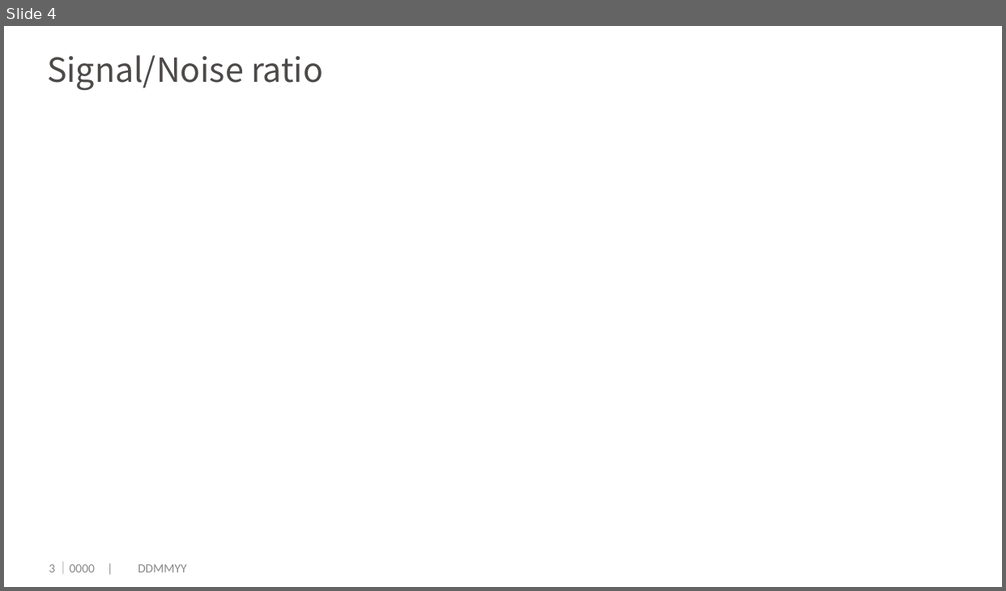
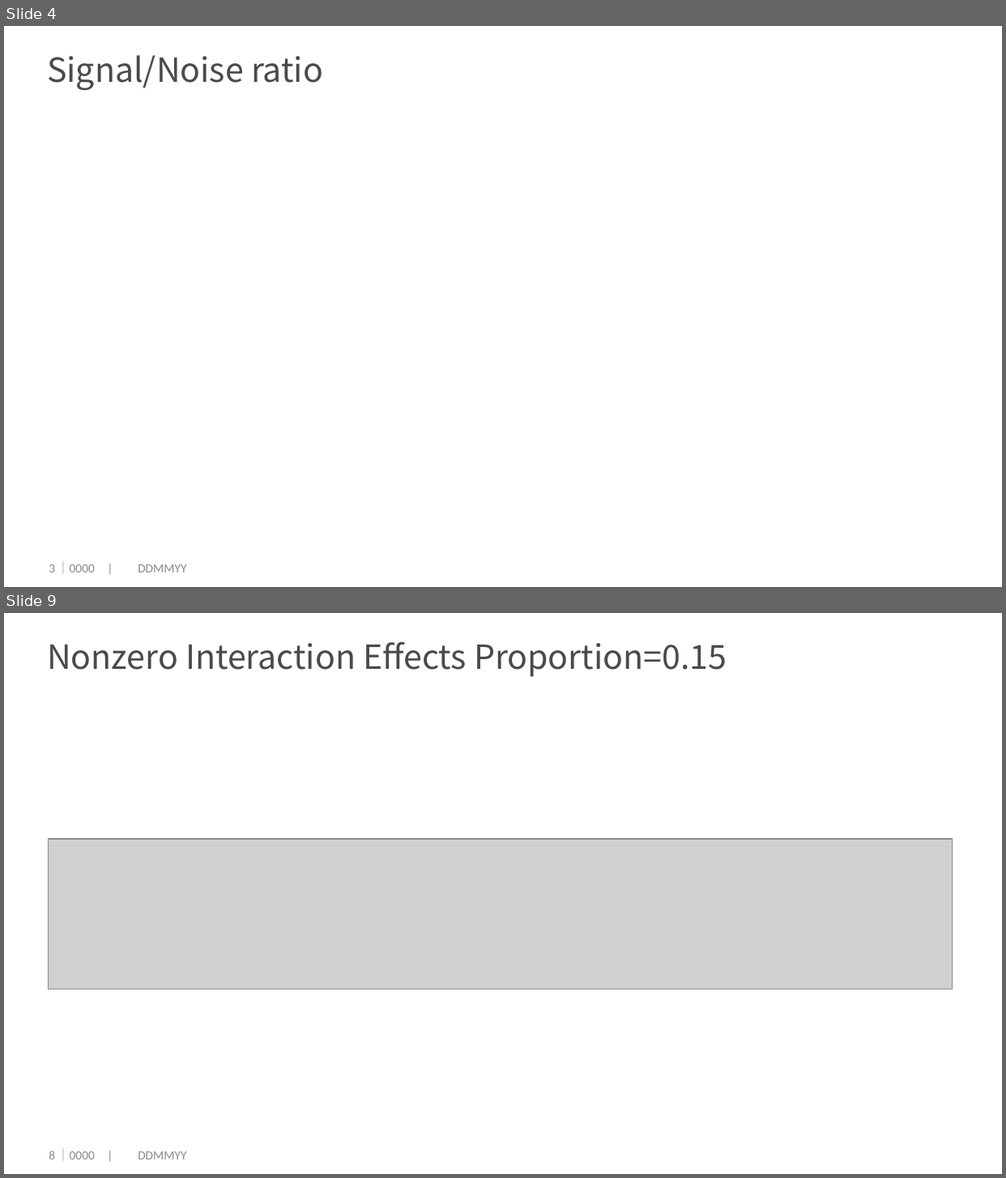
Before and after one commit to dengwx11/GroupLasso, a slide deck: manu & slides/814.pptx. Shown one above the other, each under a label of ours: slide 4 before the commit, slides 4 and 9 after it; the slides between them are not shown. The pictures are 1006x591 and 1006x1178 pixels, drawn with LibreOffice and Linux fonts; fonts in the diff are those of the drawing; grey boxes stand for pictures; background and template pictures are left out. Boxes give left, top, right and bottom in pixels: in the first picture for what was removed or moved away, otherwise in the second. Text is boxed around its words. In the diff, an @@ line names an element or a change of style, - is before the commit and + after.

```diff
--- a/manu & slides/814.pptx
+++ b/manu & slides/814.pptx
@@ slide 9 added at box(4, 613, 1002, 1174), background #FFFFFF @@
@@ title added at box(47, 642, 727, 677), 24 pt, text #4C4948 @@
+Nonzero Interaction Effects Proportion=0.15
@@ picture added at box(48, 838, 952, 989) @@
@@ page number added at box(49, 1151, 55, 1160), 9 pt, text #898989 @@
+8
@@ text added at box(57, 1149, 186, 1161), 9 pt, text #898989 @@
+｜0000 | DDMMYY
```
Also in this commit, not shown: 4 slides changed, 12 other slides added, 12 slides removed, 9 other files.
